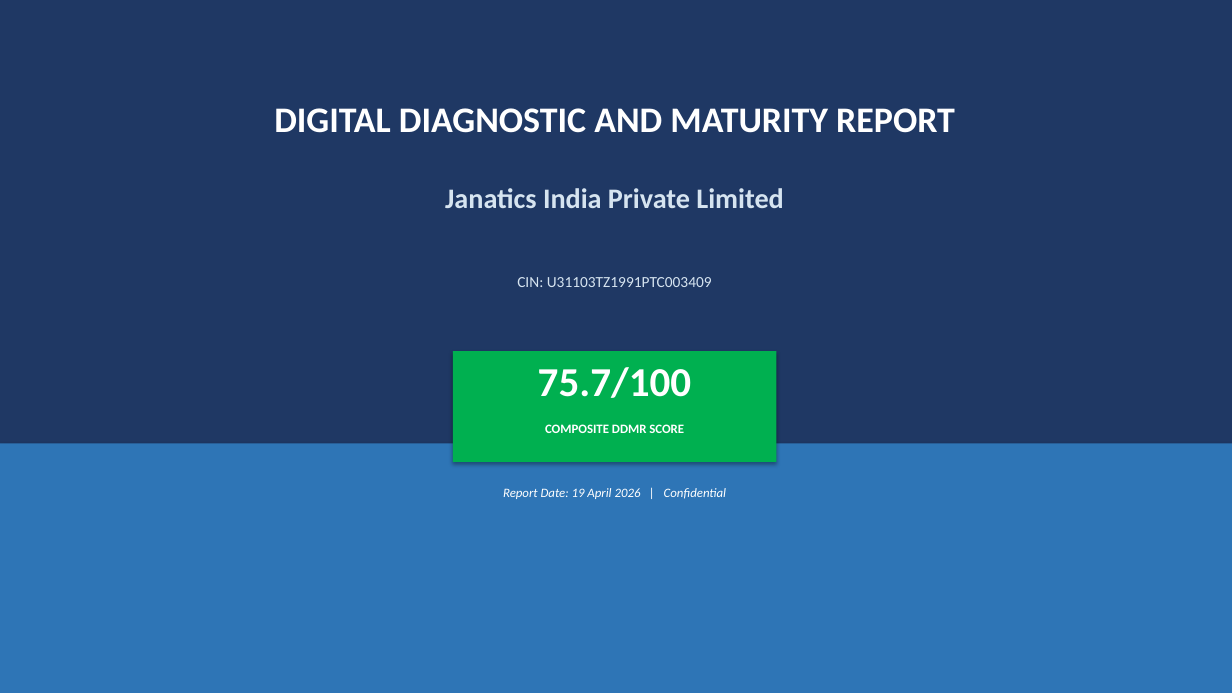
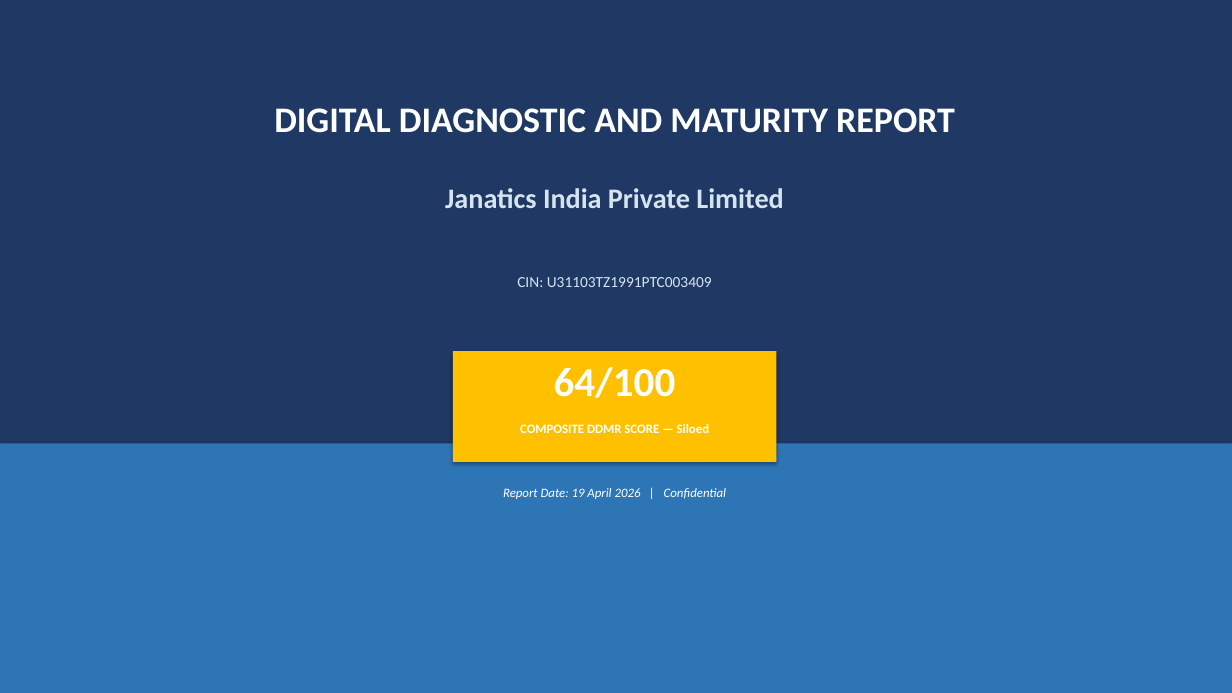
Before and after one commit to lkariman-design/DDMRR-Tool, a slide deck: slide 1 of output/Janatics_DDMR_Deck.pptx. Drawn at 1232x693 pixels with LibreOffice and Linux fonts; fonts in the diff are those of the drawing. Boxes give left, top, right and bottom in pixels: in the first picture for what was removed or moved away, otherwise in the second. Text is boxed around its words. In the diff, an @@ line names an element or a change of style, - is before the commit and + after.

```diff
--- a/output/Janatics_DDMR_Deck.pptx
+++ b/output/Janatics_DDMR_Deck.pptx
@@ rectangle at (453,351,776,462): fill #00B050 to #FFC000 @@
@@ text at (554,367,676,398): text changed @@
-75.7/100
+64/100
@@ text at (520,424,710,433): text changed @@
-COMPOSITE DDMR SCORE
+COMPOSITE DDMR SCORE — Siloed
```
Also in this commit, not shown: 4 other slides changed, 5 slides added, 4 slides removed, 7 other files.
